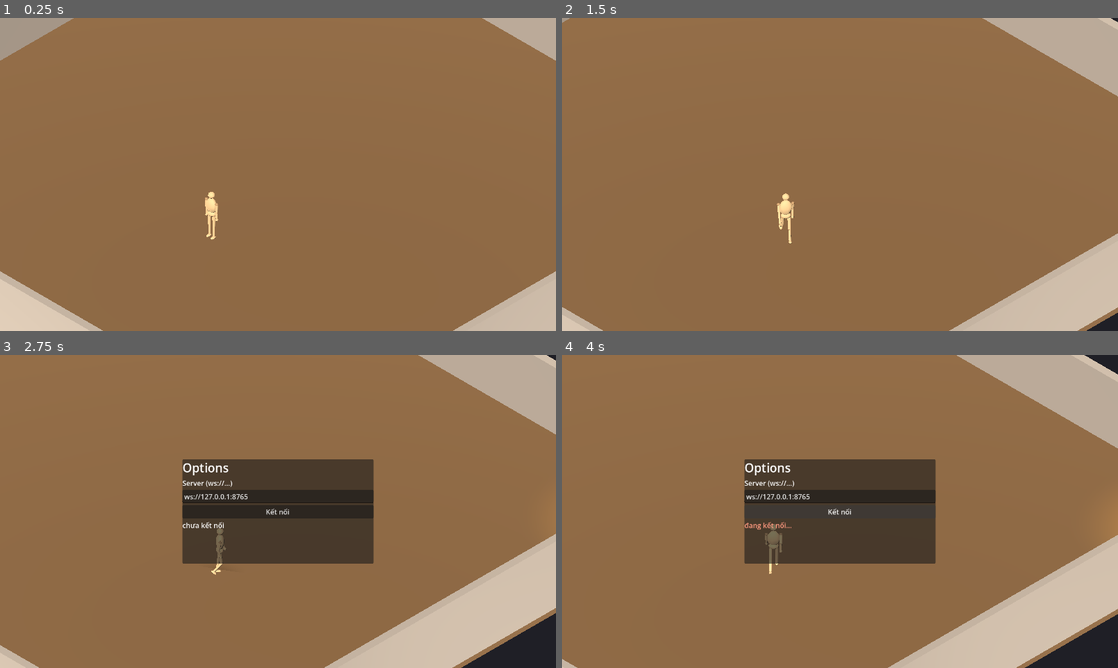
Above: before the commit, frames 1-4 (two rows, left to right).
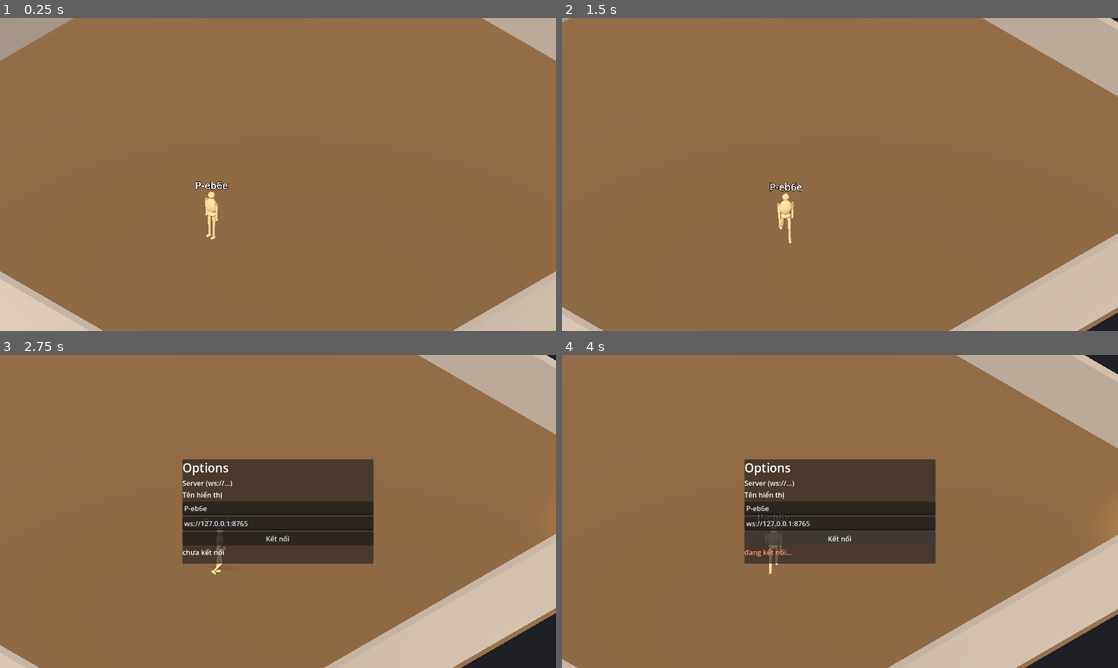
Above: after the commit, the same moments.

Repository: hieubqdsm/crime-in-clock-tower
Game: Godot game, scene res://scenes/main/Main.tscn
Two runs of this game, one before a commit and one after it. Both use one fixed random seed, a clock stepped at 60 frames per second and the inputs below.
Inputs:
- Up to frame 1 (0.25 s): no input
- Up to frame 2 (1.5 s): tap Enter at 0.5 s; hold D (move_right) 0.53-1.28 s; hold C (fast_walk) 0.53-1.28 s; hold S (move_down) from 1.28 s (still down); tap Z (sprint) at 1.35 s
- Up to frame 3 (2.75 s): release S (move_down) at 2.03 s; hold D (move_right) from 2.03 s (still down); tap O at 2.1 s
- Up to frame 4 (4 s): release D (move_right) at 2.75 s; click "Kết nối" at 2.75 s; hold W (move_up) from 3.53 s (still down); tap C (fast_walk) at 3.6 s

The runs differ from the first frame. In frame 1, 0.1% of the frame differs, in the area x 35-41%, y 52-55%; in frame 2, 0.1%; in frame 3, 4.3%, in the area x 32-68%, y 43-64%; in frame 4, 3.2%.

Commit message:
F-003: display name — Options field (persisted per browser), label over own + remote heads, propagates via join/world; e2e 5/5

Diff:
--- a/scenes/main/OptionsUI.tscn
+++ b/scenes/main/OptionsUI.tscn
@@ -36,9 +36,17 @@
 layout_mode = 2
 text = "Server (ws://…)"
 
+[node name="NameLabel" type="Label" parent="Panel/VBox"]
+layout_mode = 2
+text = "Tên hiển thị"
+
+[node name="NameEdit" type="LineEdit" parent="Panel/VBox"]
+layout_mode = 2
+placeholder_text = "P-xxxx (tự động)"
+
 [node name="UrlEdit" type="LineEdit" parent="Panel/VBox"]
 layout_mode = 2
-placeholder_text = "ws://localhost:8765"
+placeholder_text = "ws://127.0.0.1:8765"
 
 [node name="ConnectBtn" type="Button" parent="Panel/VBox"]
 layout_mode = 2
--- a/scenes/main/main.gd
+++ b/scenes/main/main.gd
@@ -15,6 +15,8 @@
 
 
 func _ready() -> void:
+	_options.set_known_name(_net.player_name)
+	_set_own_name(_net.player_name)
 	_net.state_changed.connect(_on_net_state)
 	_net.player_state.connect(_on_player_state)
 	_net.player_left.connect(_on_player_left)
@@ -37,7 +39,9 @@
 				btn_rect.size.x, btn_rect.size.y])
 
 
-func _on_connect_requested(url: String) -> void:
+func _on_connect_requested(url: String, player_name: String) -> void:
+	_net.apply_name(player_name)
+	_set_own_name(_net.player_name)
 	_net.connect_to(url)
 
 
@@ -49,13 +53,18 @@
 		_remote_players.clear()
 
 
-func _on_player_state(id: String, x: float, z: float, ry: float, moving: bool) -> void:
+func _set_own_name(name: String) -> void:
+	(_player.get_node("NameLabel") as Label3D).text = name
+
+
+func _on_player_state(id: String, pname: String, x: float, z: float, ry: float, moving: bool) -> void:
 	if not _remote_players.has(id):
 		var rp := REMOTE_SCENE.instantiate()
-		rp.setup("P-" + id.substr(0, 4))
+		rp.setup(pname)
 		_remotes.add_child(rp)
 		_remote_players[id] = rp
 	_remote_players[id].apply_state(x, z, ry, moving)
+	(_remote_players[id].get_node("NameLabel") as Label3D).text = pname
 
 
 func _on_player_left(id: String) -> void:
--- a/scenes/main/options_ui.gd
+++ b/scenes/main/options_ui.gd
@@ -4,19 +4,24 @@
 ## connect button. While typing in the URL field the local player ignores
 ## movement keys (player.gd checks for a focused LineEdit).
 
-signal connect_requested(url: String)
+signal connect_requested(url: String, player_name: String)
 
 const DEFAULT_URL := "ws://127.0.0.1:8765"   # not localhost: webviews may
                                              # resolve ::1 while the room
                                              # server binds IPv4 only
 
 @onready var _url_edit: LineEdit = $Panel/VBox/UrlEdit
+@onready var _name_edit: LineEdit = $Panel/VBox/NameEdit
 @onready var _status: Label = $Panel/VBox/Status
 
 
 func _ready() -> void:
 	hide()
 	_url_edit.text = DEFAULT_URL
+
+
+func set_known_name(name: String) -> void:
+	_name_edit.text = name
 
 
 func _unhandled_input(event: InputEvent) -> void:
@@ -42,5 +47,5 @@
 
 
 func _on_connect_pressed() -> void:
-	connect_requested.emit(_url_edit.text.strip_edges())
+	connect_requested.emit(_url_edit.text.strip_edges(), _name_edit.text)
 	set_status("đang kết nối…", false)
--- a/scenes/net/net_client.gd
+++ b/scenes/net/net_client.gd
@@ -13,7 +13,7 @@
                                              # browsers; server binds IPv4
 const SEND_HZ := 12.0
 
-signal player_state(id: String, x: float, z: float, ry: float, moving: bool)
+signal player_state(id: String, name: String, x: float, z: float, ry: float, moving: bool)
 signal player_left(id: String)
 
 var player_id := ""
@@ -27,7 +27,32 @@
 
 func _ready() -> void:
 	player_id = _load_identity()
-	player_name = "P-" + player_id.substr(0, 4)
+	player_name = _load_name()
+	if player_name.is_empty():
+		player_name = "P-" + player_id.substr(0, 4)
+
+
+func apply_name(new_name: String) -> void:
+	"""Set + persist the display name (per browser, like the identity)."""
+	new_name = new_name.strip_edges().substr(0, 16)
+	player_name = new_name if not new_name.is_empty() else "P-" + player_id.substr(0, 4)
+	if OS.has_feature("web"):
+		JavaScriptBridge.eval("localStorage.setItem('cit_player_name'," + JSON.stringify(player_name) + ")")
+	else:
+		var f := FileAccess.open("user://player_name.txt", FileAccess.WRITE)
+		if f != null:
+			f.store_string(player_name)
+
+
+func _load_name() -> String:
+	if OS.has_feature("web"):
+		var n = JavaScriptBridge.eval("localStorage.getItem('cit_player_name') || ''")
+		if n is String:
+			return String(n)
+	var path := "user://player_name.txt"
+	if FileAccess.file_exists(path):
+		return FileAccess.get_file_as_string(path).strip_edges()
+	return ""
 
 
 func connect_to(url: String) -> void:
@@ -87,7 +112,8 @@
 		"world":
 			for p in msg.get("players", []):
 				if String(p.get("id", "")) != player_id:
-					player_state.emit(String(p["id"]), float(p["x"]), float(p["z"]),
+					player_state.emit(String(p["id"]), String(p.get("name", "?")),
+						float(p["x"]), float(p["z"]),
 						float(p["ry"]), bool(p["moving"]))
 		"bye":
 			player_left.emit(String(msg.get("id", "")))
--- a/scenes/net/remote_player.gd
+++ b/scenes/net/remote_player.gd
@@ -18,6 +18,10 @@
 	_label.text = display_name
 
 
+func set_display_name(display_name: String) -> void:
+	_label.text = display_name
+
+
 func apply_state(x: float, z: float, ry: float, moving: bool) -> void:
 	if not _seen:
 		_seen = true
--- a/scenes/player/Player.tscn
+++ b/scenes/player/Player.tscn
@@ -20,6 +20,14 @@
 [node name="AudioListener3D" type="AudioListener3D" parent="."]
 current = true
 
+[node name="NameLabel" type="Label3D" parent="."]
+transform = Transform3D(1, 0, 0, 0, 1, 0, 0, 0, 1, 0, 2.05, 0)
+billboard = 1
+no_depth_test = true
+text = "Player"
+font_size = 64
+outline_size = 12
+
 [node name="CollisionShape3D" type="CollisionShape3D" parent="."]
 transform = Transform3D(1, 0, 0, 0, 1, 0, 0, 0, 1, 0, 0.9, 0)
 shape = SubResource("capsule_shape")
--- a/tests/test_online.gd
+++ b/tests/test_online.gd
@@ -41,7 +41,10 @@
 	b.player_id = "bbbb333344445555"
 
 	var saw_b := {}
-	a.player_state.connect(func(id, x, z, ry, moving): saw_b[id] = Vector3(x, 0, z))
+	var saw_name := {"n": ""}   # dict again: lambdas capture by value
+	a.player_state.connect(func(id, pname, x, z, ry, moving):
+		saw_b[id] = Vector3(x, 0, z)
+		saw_name["n"] = pname)
 
 	a.connect_to(URL)
 	b.connect_to(URL)
@@ -50,12 +53,14 @@
 		return
 	_check(true, "both clients connect to the spawned server")
 
+	b.apply_name("Boba Fett")
 	b.set_own_state(2.0, -3.0, 1.25, true)
 	var target := Vector3(2, 0, -3)
 	if not await _wait_for(func(): return (saw_b.get("bbbb333344445555", Vector3(1e9, 0, 0)) as Vector3).distance_to(target) < 0.05, 4.0):
 		_check(false, "client A receives B's state through the server")
 		return
 	_check(true, "state coordinates survive the round trip")
+	_check(saw_name["n"] == "Boba Fett", "display name propagates ('%s')" % saw_name["n"])
 
 	# Same-browser second tab: same id as A, newer connection takes over.
 	var takeover := {"detail": ""}   # dict: lambdas capture by VALUE, so a
Not shown, added: docs/evidence/f003-two-players.png.import
